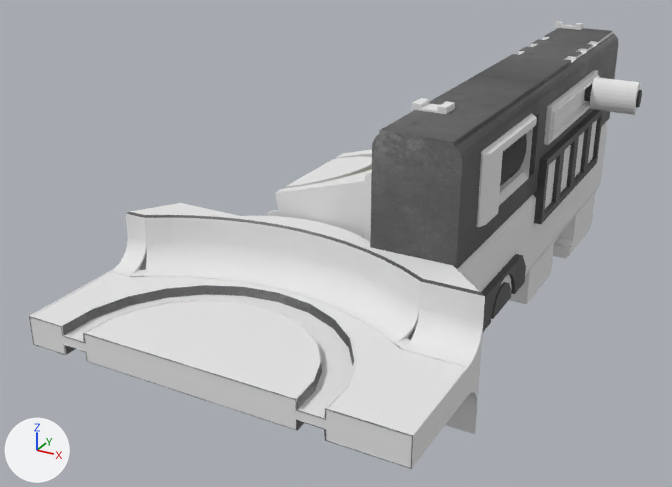
Two versions of the OBJ model src/main/resources/assets/fallout_equestria/models/item/weapon/14mm_pistol.obj, one commit apart.
Before and after are seen from a 50 mm lens placed at (1.537, -2.329, 1.315), pointed at (0.372, -0.209, 0.255). Every picture has the same lights, and +X, +Y and +Z are marked at lower left. Where no turn or scale is listed for an object, it has been applied to the vertices. Vertices at the same position are counted once.

Before the edit, the objects in view are built like this:
```python
ob_group10 = bpy.data.objects.new('Group10', me_group10)
ob_group10.location = (0.0, 0.0, 0.0)
ob_group11 = bpy.data.objects.new('Group11', me_group11)
ob_group11.location = (0.0, 0.0, 0.0)
ob_group2 = bpy.data.objects.new('Group2', me_group2)
ob_group2.location = (0.0, 0.0, 0.0)
ob_group3 = bpy.data.objects.new('Group3', me_group3)
ob_group3.location = (0.0, 0.0, 0.0)
ob_group8 = bpy.data.objects.new('Group8', me_group8)
ob_group8.location = (0.0, 0.0, 0.0)
ob_group9 = bpy.data.objects.new('Group9', me_group9)
ob_group9.location = (0.0, 0.0, 0.0)
ob_mesh01 = bpy.data.objects.new('Mesh01', me_mesh01)
ob_mesh01.location = (0.0, 0.0, 0.0)
ob_mesh11 = bpy.data.objects.new('Mesh11', me_mesh11)
ob_mesh11.location = (0.0, 0.0, 0.0)
```
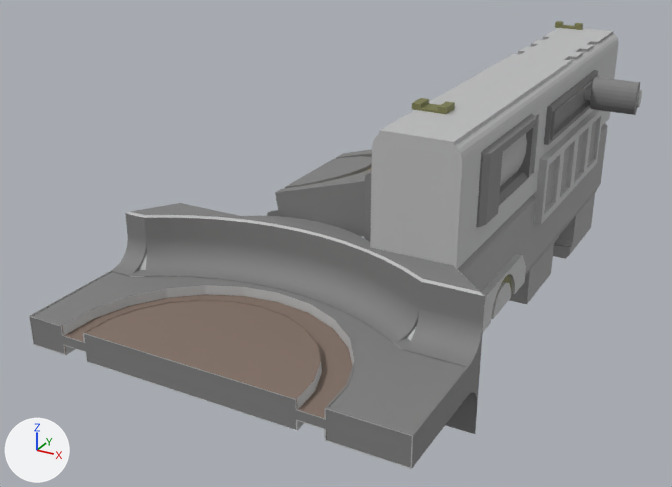
Pixel boxes (x1, y1, x2, y2) of what changed, in the pictures (672 x 487 px):
'Mesh11', recoloured, surface changed (white to grey)
    both: (29, 203, 485, 469)
'Mesh01', surface changed, recoloured
    both: (370, 28, 618, 304)
'Group3', recoloured (white to grey)
    both: (267, 149, 372, 237)
'Group9', surface changed, recoloured
    both: (533, 110, 603, 224)
'Group11', recoloured, surface changed
    both: (477, 113, 537, 227)
'Group10', recoloured, surface changed
    both: (544, 70, 642, 145)
'Group8', surface changed, recoloured
    both: (481, 254, 526, 332)
'Group6', surface changed, recoloured (white to yellow)
    both: (412, 98, 455, 114)
'Group2', recoloured
    both: (364, 171, 372, 242)
'Group5', surface changed, recoloured
    both: (555, 21, 583, 30)

Patch to the scene script:
```diff
--- a/src/main/resources/assets/fallout_equestria/models/item/weapon/14mm_pistol.obj.py
+++ b/src/main/resources/assets/fallout_equestria/models/item/weapon/14mm_pistol.obj.py
@@ mat_metal @@
 mat_metal = principled_material('Metal')
-mat_metal.base_color = (0.8, 0.8, 0.8)  # white #e7e7e7
+mat_metal.base_color = (0.213, 0.213, 0.213)  # grey #7f7f7f
 mat_metal.roughness = 1.0
@@ mat_2 @@
 mat_2 = principled_material('_2')
-mat_2.texture = img_2
+mat_2.base_color = (0.508, 0.511, 0.515)  # grey #bdbdbe
 mat_2.roughness = 0.69
@@ mat_3 @@
 mat_3 = principled_material('_3')
-mat_3.texture = img_3
+mat_3.base_color = (0.445, 0.445, 0.445)  # grey #b2b2b2
 mat_3.roughness = 0.69
@@ mat_9 @@
 mat_9 = principled_material('_9')
-mat_9.base_color = (0.8, 0.8, 0.8)  # white #e7e7e7
+mat_9.base_color = (0.191, 0.195, 0.0753)  # dark yellow #797a4e
 mat_9.roughness = 1.0
@@ mat_10 @@
 mat_10 = principled_material('_10')
-mat_10.base_color = (0.8, 0.8, 0.8)  # white #e7e7e7
+mat_10.base_color = (0.326, 0.326, 0.326)  # grey #9b9b9b
 mat_10.roughness = 1.0
@@ mat_leather @@
 mat_leather = principled_material('Leather')
-mat_leather.base_color = (0.8, 0.8, 0.8)  # white #e7e7e7
+mat_leather.base_color = (0.223, 0.163, 0.132)  # brown #827066
 mat_leather.roughness = 1.0
@@ me_mesh01 @@
 me_mesh01.from_pydata(...)  # 309 vertices, 584 faces; spans x 0.65..0.86, y -0.65..0.86, z 0.01..0.72
 # used by ob_mesh01; location = (0.0, 0.0, 0.0)
+# me_mesh01 part 1: texture (UV) coordinates changed
 me_mesh01.materials.append(mat_2)
```
